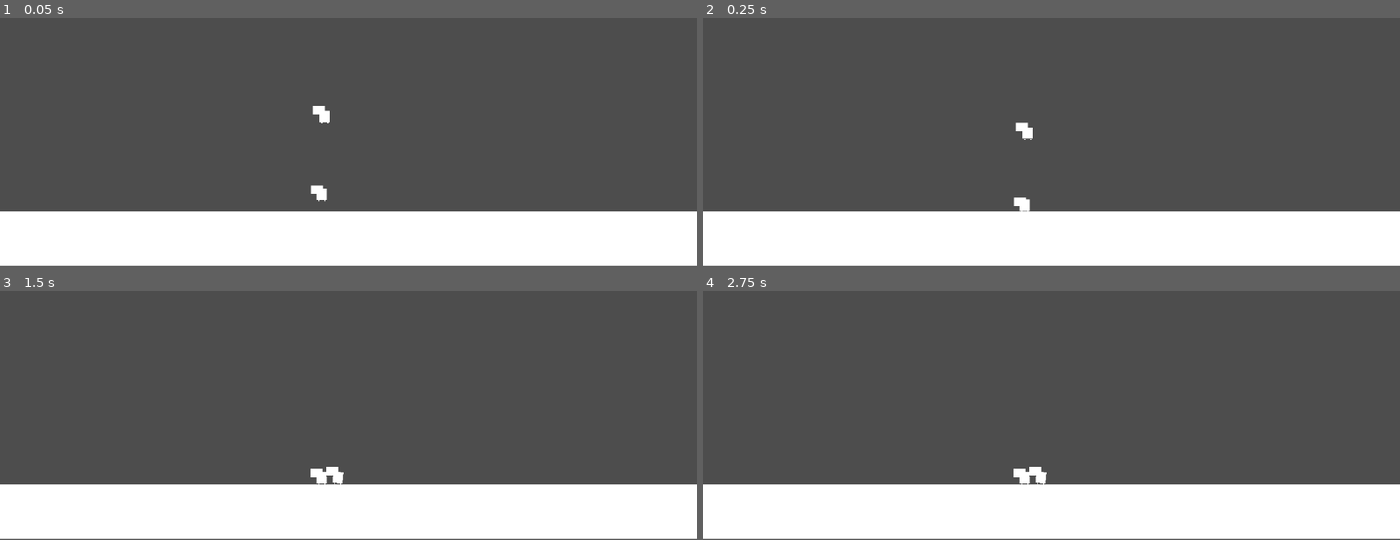
Above: before the commit, frames 1-4 (two rows, left to right).
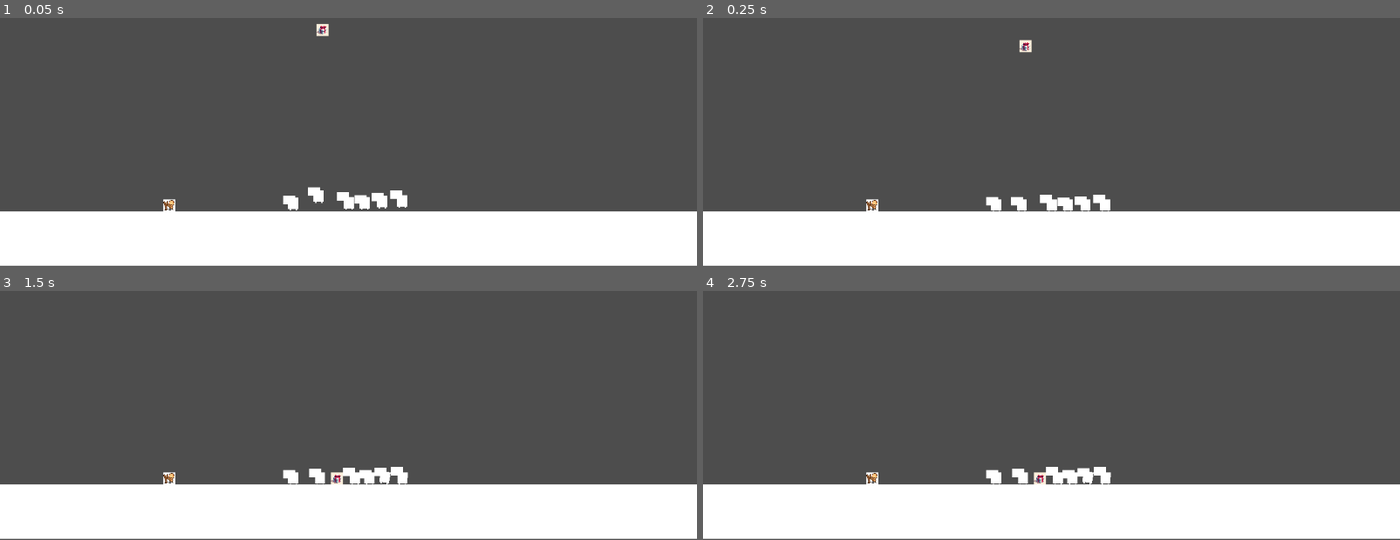
Above: after the commit, the same moments.

Repository: tiagobonetti/scaling-up
Game: Godot game, scene res://Scenes/Levels/Stage.tscn
The game is run twice, just before and just after one commit, with the same random seed, the same clock (stepped at 60 frames per second) and the same inputs.
Inputs (mouse positions are in pixels of both pictures, inside the frame that each line leads up to):
- Up to frame 1 (0.05 s): no input
- Up to frame 2 (0.25 s): no input
- Up to frame 3 (1.5 s): move the mouse to (501, 325) at 0.52 s; press the mouse at (501, 325) at 0.53 s; tap Enter at 1.25 s; move the mouse to (209, 363) at 1.27 s; release the mouse at (209, 363) at 1.28 s; click (209, 363) at 1.35 s
- Up to frame 4 (2.75 s): tap Space at 2 s; move the mouse to (outside the picture) at 2.02 s; press the mouse at (outside the picture) at 2.03 s

The runs differ from the first frame. In frame 1, 1.0% of the frame differs, in the area x 23-59%, y 2-78%; in frame 2, 0.9%; in frame 3, 0.8%; in frame 4, 0.8%.

Commit message:
hot garbage

Diff:
--- /dev/null
+++ b/Scenes/Entities/Catapult.tscn
@@ -0,0 +1,21 @@
+[gd_scene load_steps=4 format=3 uid="uid://chw6ie62f0gpe"]
+
+[ext_resource type="Script" path="res://Scripts/catapult.gd" id="1_cfnwn"]
+[ext_resource type="Texture2D" uid="uid://cdaxwp57cxxkw" path="res://Textures/catapult.png" id="1_e6rrj"]
+
+[sub_resource type="RectangleShape2D" id="RectangleShape2D_k56c4"]
+
+[node name="Catapult" type="Node2D"]
+
+[node name="Area2D" type="Area2D" parent="."]
+script = ExtResource("1_cfnwn")
+
+[node name="Sprite2D" type="Sprite2D" parent="Area2D"]
+position = Vector2(0, -7.62939e-06)
+scale = Vector2(0.046729, 0.0530504)
+texture = ExtResource("1_e6rrj")
+
+[node name="CollisionShape2D" type="CollisionShape2D" parent="Area2D"]
+shape = SubResource("RectangleShape2D_k56c4")
+
+[connection signal="input_event" from="Area2D" to="Area2D" method="_begin_drag"]
--- a/Scenes/Entities/Customer.tscn
+++ b/Scenes/Entities/Customer.tscn
@@ -11,6 +11,7 @@
 [node name="Customer" type="Node2D"]
 
 [node name="Body" type="RigidBody2D" parent="."]
+mass = 30.0
 contact_monitor = true
 
 [node name="CollisionShape2D" type="CollisionShape2D" parent="Body"]
@@ -41,6 +42,7 @@
 
 [node name="Head" type="RigidBody2D" parent="."]
 position = Vector2(-7, -9)
+mass = 10.0
 lock_rotation = true
 
 [node name="CollisionShape2D" type="CollisionShape2D" parent="Head"]
--- /dev/null
+++ b/Scenes/Entities/Product.tscn
@@ -0,0 +1,17 @@
+[gd_scene load_steps=3 format=3 uid="uid://bnokargsmju28"]
+
+[ext_resource type="Texture2D" uid="uid://nqw3u5a27plt" path="res://Textures/gift_box.png" id="1_8n5gd"]
+
+[sub_resource type="RectangleShape2D" id="RectangleShape2D_is3g1"]
+
+[node name="Product" type="Node2D"]
+
+[node name="RigidBody2D" type="RigidBody2D" parent="."]
+mass = 160.58
+
+[node name="Sprite2D" type="Sprite2D" parent="RigidBody2D"]
+scale = Vector2(0.0195312, 0.0195312)
+texture = ExtResource("1_8n5gd")
+
+[node name="CollisionShape2D" type="CollisionShape2D" parent="RigidBody2D"]
+shape = SubResource("RectangleShape2D_is3g1")
--- a/Scenes/Levels/Stage.tscn
+++ b/Scenes/Levels/Stage.tscn
@@ -1,19 +1,14 @@
-[gd_scene load_steps=4 format=3 uid="uid://5e0bkqxqc7uf"]
+[gd_scene load_steps=6 format=3 uid="uid://5e0bkqxqc7uf"]
 
 [ext_resource type="PackedScene" uid="uid://cpl8fe1144l2g" path="res://Scenes/Entities/Customer.tscn" id="1_l5qhl"]
 [ext_resource type="Texture2D" uid="uid://b1wlxtriobsas" path="res://Textures/empty.png" id="2_ul11c"]
+[ext_resource type="PackedScene" uid="uid://bnokargsmju28" path="res://Scenes/Entities/Product.tscn" id="3_rwt1p"]
+[ext_resource type="PackedScene" uid="uid://chw6ie62f0gpe" path="res://Scenes/Entities/Catapult.tscn" id="4_om0c5"]
 
 [sub_resource type="RectangleShape2D" id="RectangleShape2D_ulc13"]
 size = Vector2(1276.5, 87.75)
 
 [node name="stage" type="Node2D"]
-
-[node name="Customer" parent="." instance=ExtResource("1_l5qhl")]
-position = Vector2(531, 528)
-
-[node name="Customer" parent="Customer" instance=ExtResource("1_l5qhl")]
-position = Vector2(5, -129)
-scale = Vector2(1.3, 1.3)
 
 [node name="StaticBody2D" type="StaticBody2D" parent="."]
 
@@ -27,3 +22,38 @@
 position = Vector2(638.5, 601)
 scale = Vector2(16.9342, 1.125)
 texture = ExtResource("2_ul11c")
+
+[node name="Product" parent="." instance=ExtResource("3_rwt1p")]
+position = Vector2(533, 254)
+
+[node name="Customer" parent="." instance=ExtResource("1_l5qhl")]
+position = Vector2(526, 531)
+
+[node name="Customer2" parent="." instance=ExtResource("1_l5qhl")]
+position = Vector2(484, 543)
+scale = Vector2(0.8, 0.8)
+
+[node name="Customer3" parent="." instance=ExtResource("1_l5qhl")]
+position = Vector2(1062, 1056)
+
+[node name="Customer4" parent="." instance=ExtResource("1_l5qhl")]
+position = Vector2(1672, 1506)
+scale = Vector2(1.3, 1.3)
+
+[node name="Customer5" parent="." instance=ExtResource("1_l5qhl")]
+position = Vector2(576, 542)
+scale = Vector2(1.3, 1.3)
+
+[node name="Customer6" parent="." instance=ExtResource("1_l5qhl")]
+position = Vector2(631, 540)
+
+[node name="Customer7" parent="." instance=ExtResource("1_l5qhl")]
+position = Vector2(602, 542)
+scale = Vector2(0.8, 0.8)
+
+[node name="Customer8" parent="." instance=ExtResource("1_l5qhl")]
+position = Vector2(664, 539)
+scale = Vector2(1.3, 1.3)
+
+[node name="Catapult" parent="." instance=ExtResource("4_om0c5")]
+position = Vector2(280, 546)
--- /dev/null
+++ b/Scripts/catapult.gd
@@ -0,0 +1,25 @@
+extends Area2D
+
+var mouse_previous = Vector2()
+var is_dragging = false
+
+
+# Called when the node enters the scene tree for the first time.
+func _ready():
+	pass # Replace with function body.
+
+
+# Called every frame. 'delta' is the elapsed time since the previous frame.
+func _process(delta):
+	pass
+
+
+func _begin_drag(viewport, event, shape_idx):
+	if event.is_action_pressed("ui_press"):
+		viewport.set_input_as_handled()
+		mouse_previous = event.position
+		is_dragging = true
+
+
+func _input(event):
+	pass
--- a/project.godot
+++ b/project.godot
@@ -14,3 +14,11 @@
 run/main_scene="res://Scenes/Levels/Stage.tscn"
 config/features=PackedStringArray("4.1", "Forward Plus")
 config/icon="res://icon.svg"
+
+[input]
+
+ui_press={
+"deadzone": 0.5,
+"events": [Object(InputEventMouseButton,"resource_local_to_scene":false,"resource_name":"","device":-1,"window_id":0,"alt_pressed":false,"shift_pressed":false,"ctrl_pressed":false,"meta_pressed":false,"button_mask":0,"position":Vector2(0, 0),"global_position":Vector2(0, 0),"factor":1.0,"button_index":1,"canceled":false,"pressed":false,"double_click":false,"script":null)
+]
+}
Binary file added: Textures/catapult.png
Not shown, added: Textures/catapult.png.import
Binary file added: Textures/gift_box.png
Not shown, added: Textures/gift_box.png.import
